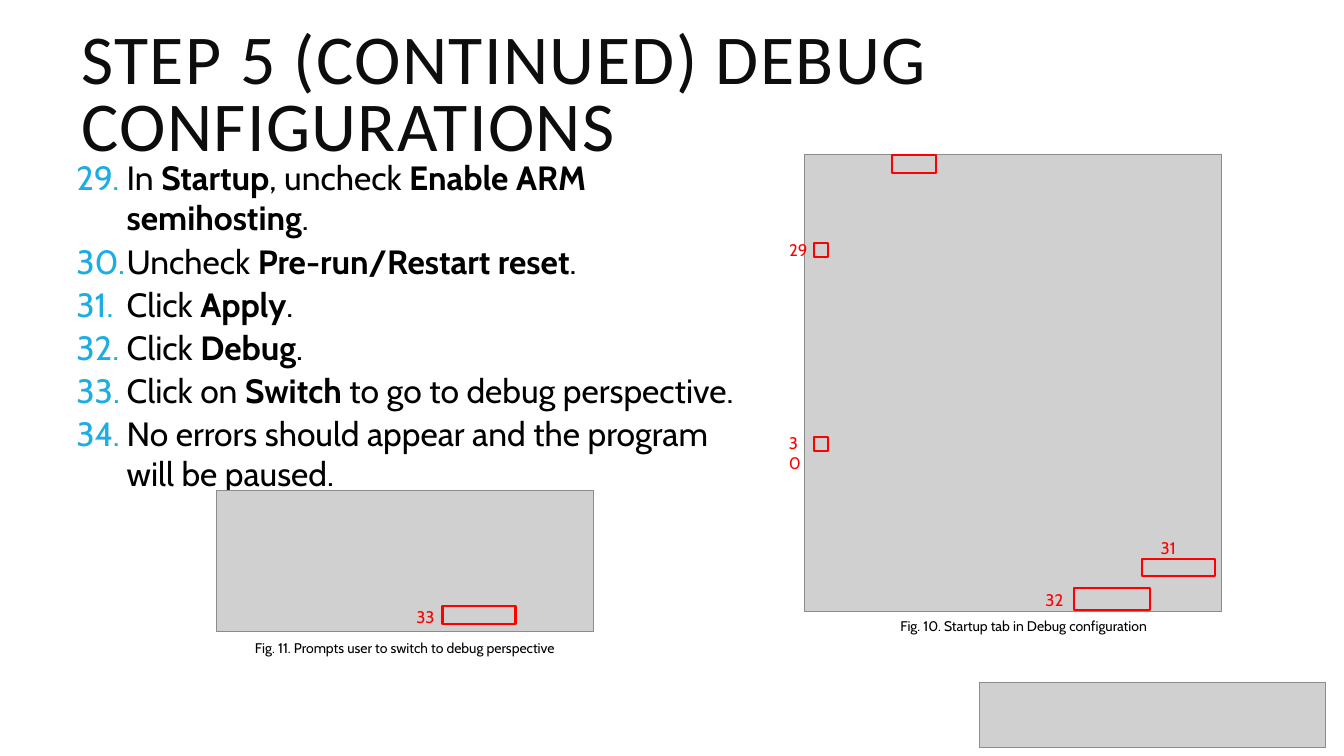
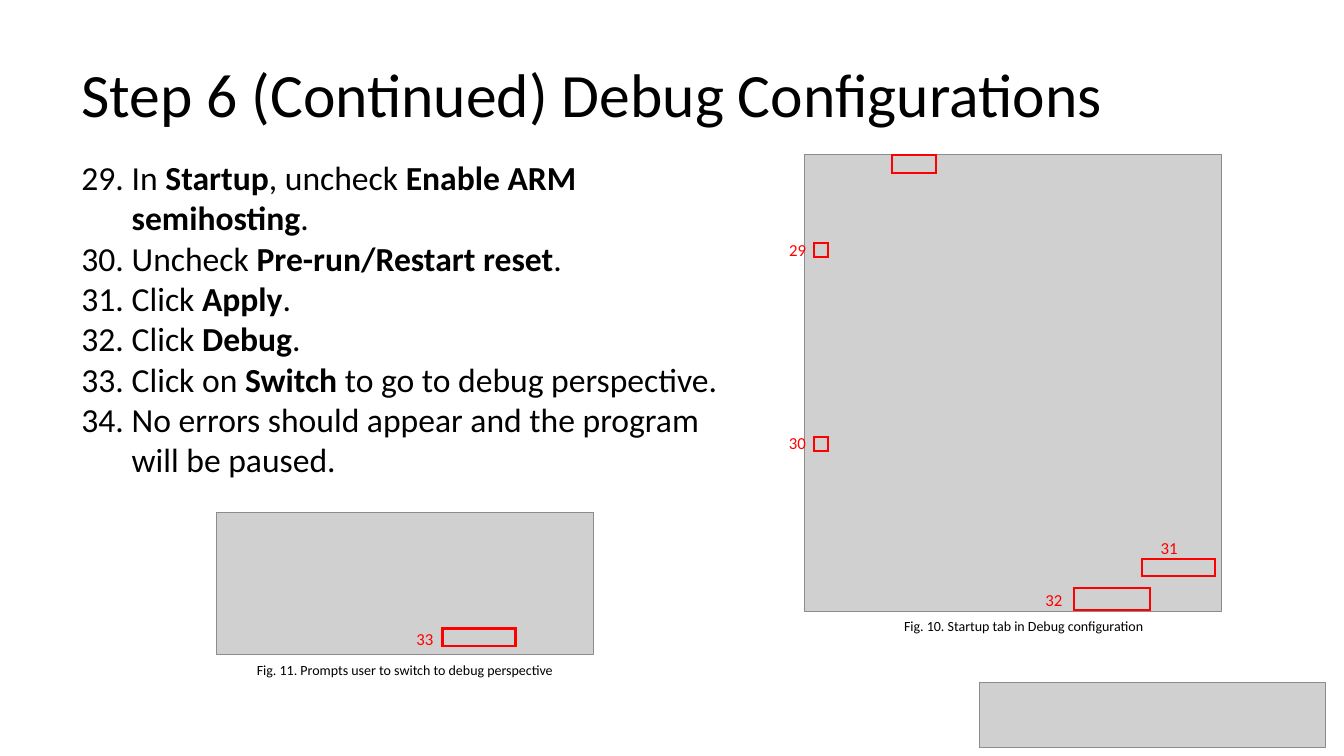
Before and after one commit to cheevang6/RISC-V_FreeRTOS_Computer_Vision, a slide deck: slide 8 of RISCV FreeRTOS IGLOO2 Tutorial.pptx (slide 7 before the commit). Drawn at 1344x756 pixels with LibreOffice and Linux fonts; fonts in the diff are those of the drawing; grey boxes stand for pictures. Boxes give left, top, right and bottom in pixels: in the first picture for what was removed or moved away, otherwise in the second. Text is boxed around its words. In the diff, an @@ line names an element or a change of style, - is before the commit and + after.

```diff
--- a/RISCV FreeRTOS IGLOO2 Tutorial.pptx
+++ b/RISCV FreeRTOS IGLOO2 Tutorial.pptx
@@ title at <box>81,72,1102,128</box>: text changed; size 50 to 44 pt; text colour #0D0D0D to #000000 @@
-STEP 5 (CONTINUED) DEBUG CONFIGURATIONS
+Step 6 (Continued) Debug Configurations
@@ text "In Startup, uncheck Enable ARM ..." at <box>132,166,717,478</box>: font Cabin to Calibri; less space between paragraphs @@
@@ font Cabin to Calibri in 7 elements at <box>1161,543,1178,559</box>, <box>1045,595,1062,606</box>, <box>904,621,1143,634</box>, <box>789,436,806,454</box>, <box>789,243,806,261</box>, <box>257,665,552,678</box>, <box>416,634,433,645</box> @@
@@ 2 texts, 1 picture: place and size @@
-2 texts, 1 picture at <box>216,491,593,657</box>
+2 texts, 1 picture at <box>216,513,593,678</box>
@@ rectangle: place and size @@
-rectangle at <box>443,606,515,624</box>
+rectangle at <box>443,629,515,647</box>
```
Also in this commit, not shown: 8 other slides changed, 1 slide added, 2 other files.
